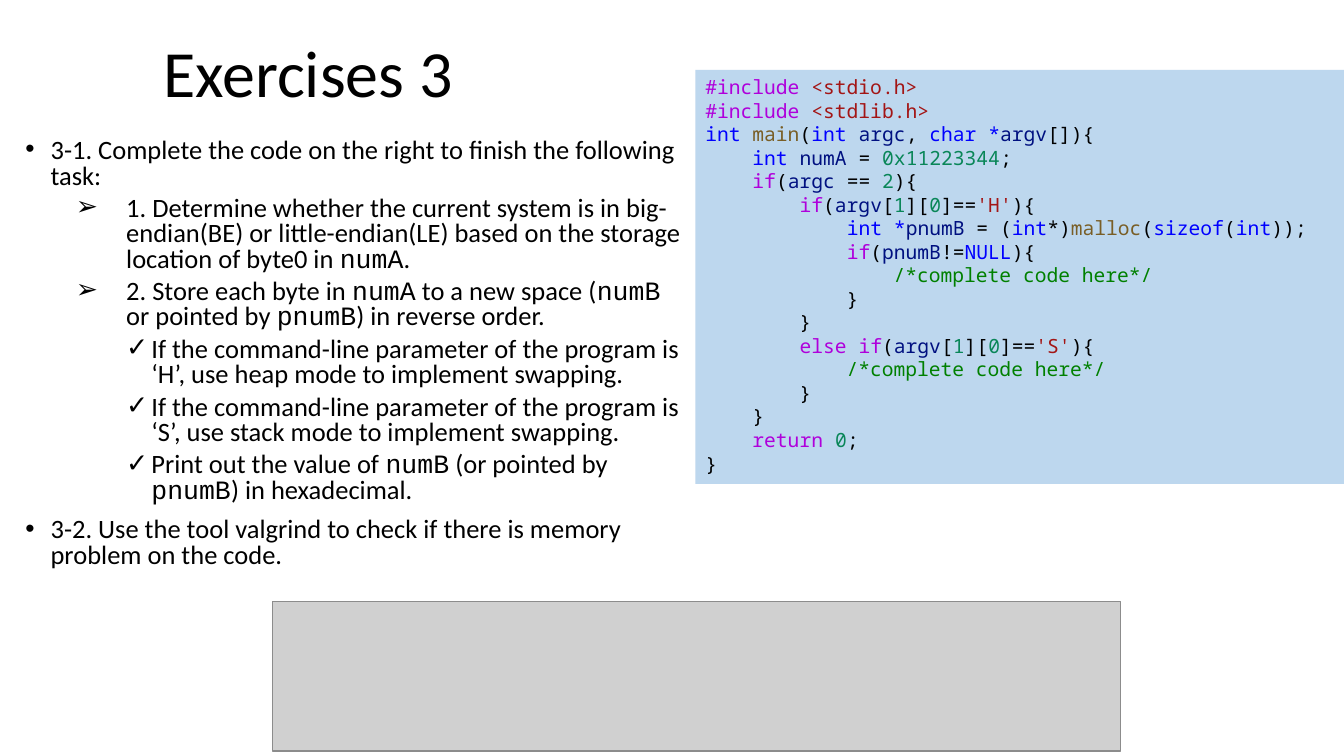
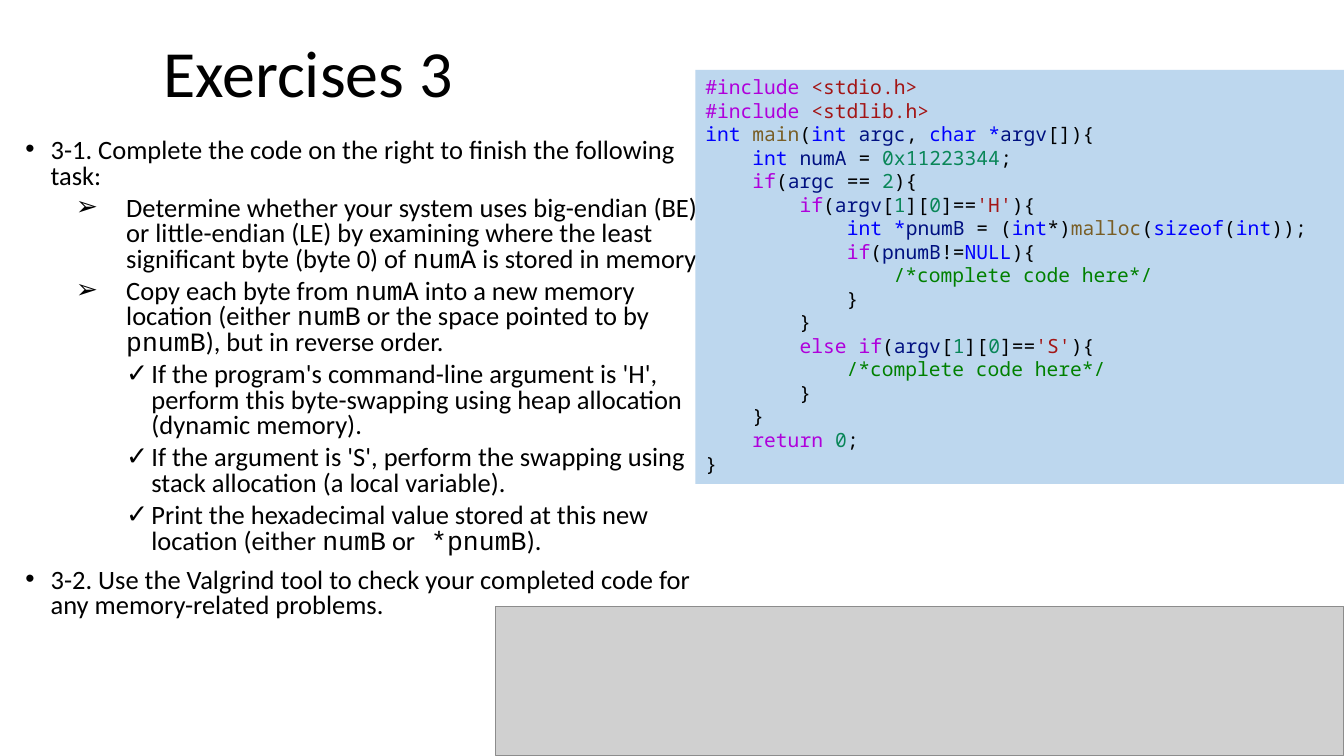
Before and after one commit to ShiqiYu/CPP, a slide deck: slide 18 of week05/Lab05.pptx. Drawn at 1344x756 pixels with LibreOffice and Linux fonts; fonts in the diff are those of the drawing; grey boxes stand for pictures; background and template pictures are left out. Boxes give left, top, right and bottom in pixels: in the first picture for what was removed or moved away, otherwise in the second. Text is boxed around its words. In the diff, an @@ line names an element or a change of style, - is before the commit and + after.

```diff
--- a/week05/Lab05.pptx
+++ b/week05/Lab05.pptx
@@ text at [51, 195, 702, 594]: text changed @@
-  ➢ 1. Determine whether the current system is in big-endian(BE) or little-endian(LE) based on the storage location of byte0 in numA.
-  ➢ 2. Store each byte in numA to a new space (numB or pointed by pnumB) in reverse order.
-    ✓ If the command-line parameter of the program is ‘H’, use heap mode to implement swapping.
-    ✓ If the command-line parameter of the program is ‘S’, use stack mode to implement swapping.
-    ✓ Print out the value of numB (or pointed by pnumB) in hexadecimal.
-• 3-2. Use the tool valgrind to check if there is memory problem on the code.
+  ➢ Determine whether your system uses big-endian (BE) or little-endian (LE) by examining where the least significant byte (byte 0) of numA is stored in memory.
+  ➢ Copy each byte from numA into a new memory location (either numB or the space pointed to by pnumB), but in reverse order.
+    ✓ If the program's command-line argument is 'H', perform this byte-swapping using heap allocation (dynamic memory).
+    ✓ If the argument is 'S', perform the swapping using stack allocation (a local variable).
+    ✓ Print the hexadecimal value stored at this new location (either numB or *pnumB).
+• 3-2. Use the Valgrind tool to check your completed code for any memory-related problems.
@@ picture: place and size @@
-picture at [272, 601, 1121, 751]
+picture at [496, 606, 1344, 756]
```
Also in this commit, not shown: 1 other file.
